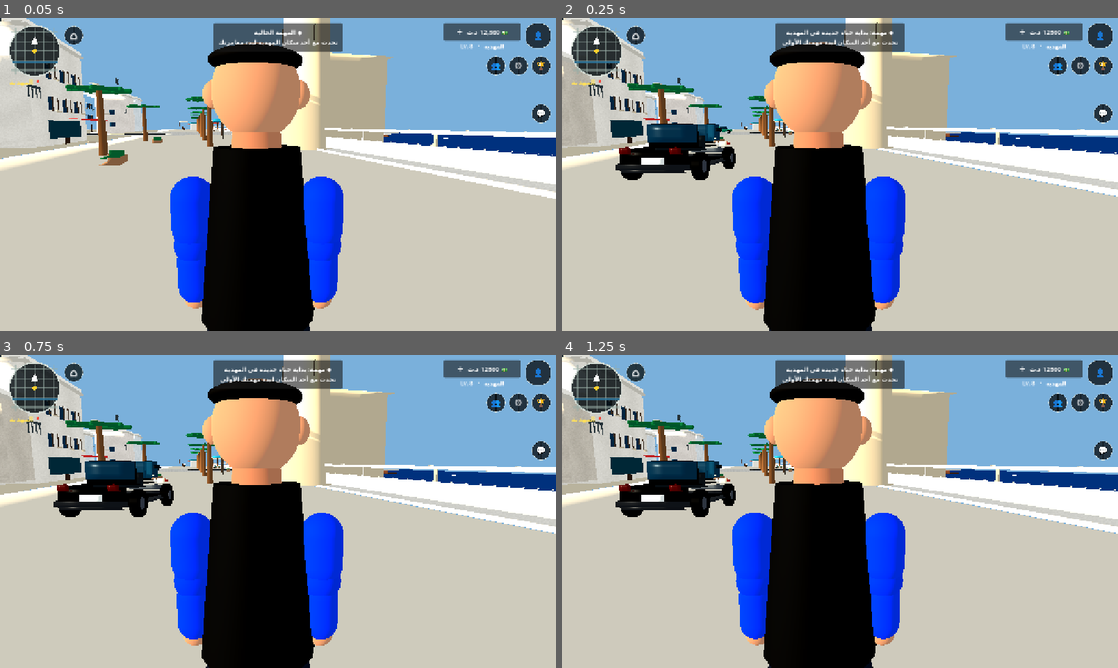
Above: before the commit, frames 1-4 (two rows, left to right).
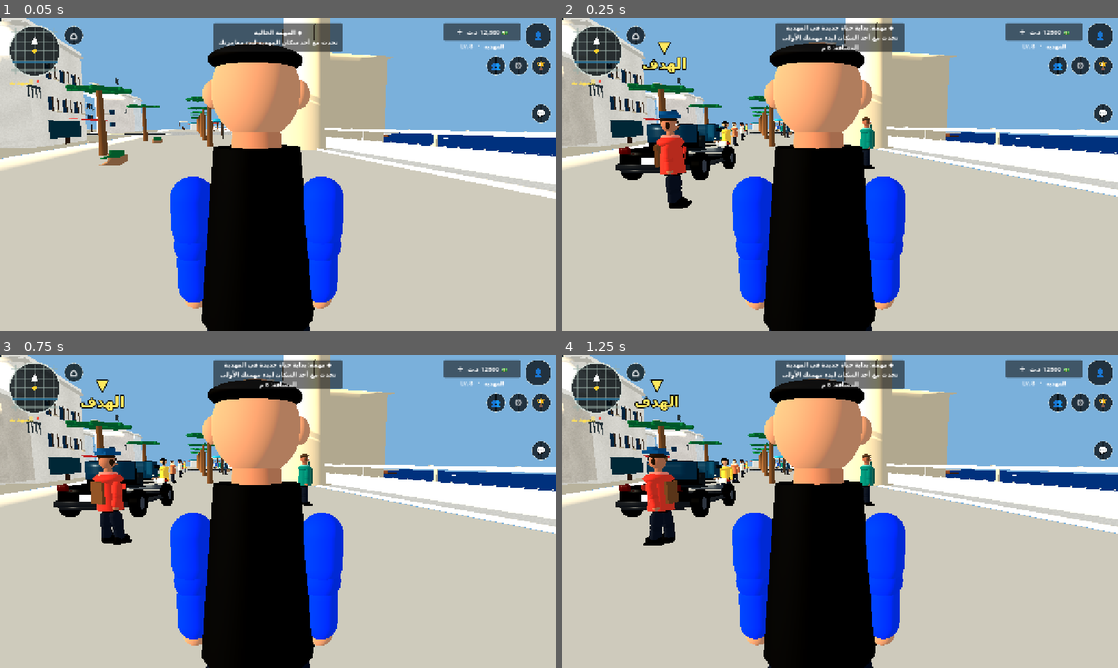
Above: after the commit, the same moments.

Repository: stevennpllk-crypto/REAL-LIFE-MAHDIA
Game: Godot game, scene res://scenes/Main.tscn
Same seed, same stepped clock (60 frames per second), same inputs: the game is played once before the commit and once after it.
Inputs:
- Up to frame 1 (0.05 s): no input
- Up to frame 2 (0.25 s): no input
- Up to frame 3 (0.75 s): click "⌂" at 0.5 s
- Up to frame 4 (1.25 s): no input

Frame 1 is identical in both runs. In frame 2, 2.7% of the frame differs, in the area x 14-61%, y 2-61%; in frame 3, 2.8%; in frame 4, 2.9%, in the area x 13-61%, y 2-61%.

Commit message:
Fix stale animation mode variable in resident gait diagnostics

Diff:
--- a/scripts/npc.gd
+++ b/scripts/npc.gd
@@ -1151,7 +1151,7 @@
 		_pose_imported_bone("head", sin(idle_phase * 0.7 + personal_phase) * 0.025)
 	if moving and not imported_gait_verified and clock >= 0.35:
 		imported_gait_verified = true
-		var gait_mode := "animation_player" if has_clips else "procedural_bones"
+		var gait_mode := "animation_player" if clip_playing else "procedural_bones"
 		var left_leg_pose := imported_skeleton.get_bone_pose_rotation(int(imported_bones["left_leg"])) if is_instance_valid(imported_skeleton) and imported_bones.has("left_leg") else Quaternion.IDENTITY
 		var right_leg_pose := imported_skeleton.get_bone_pose_rotation(int(imported_bones["right_leg"])) if is_instance_valid(imported_skeleton) and imported_bones.has("right_leg") else Quaternion.IDENTITY
 		print("MAHDIA_IMPORTED_GAIT_ACTIVE mode=", gait_mode, " clock=", snappedf(clock, 0.01), " left_leg_pose=", left_leg_pose, " right_leg_pose=", right_leg_pose)
